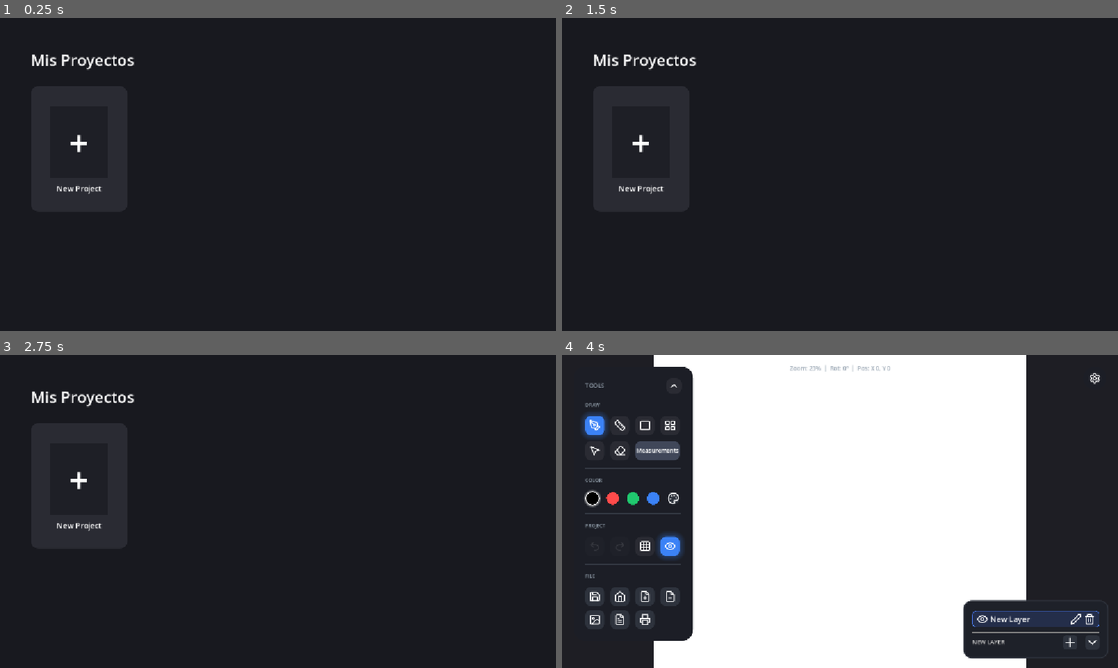
Above: before the commit, frames 1-4 (two rows, left to right).
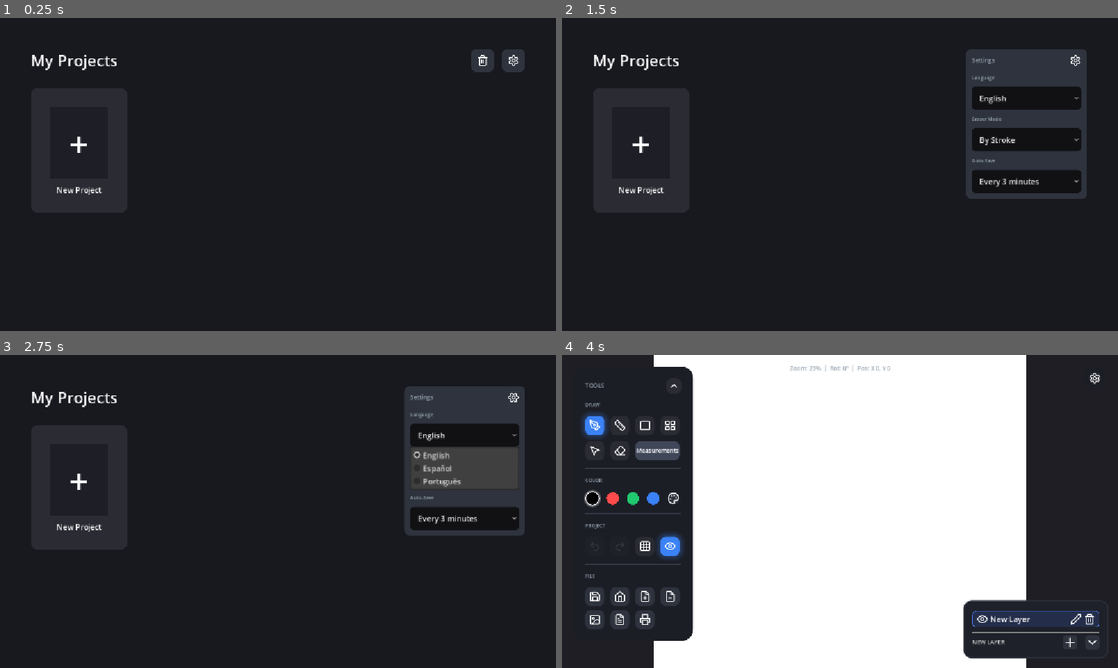
Above: after the commit, the same moments.

Repository: OmarSaez/plan-2d
Game: Godot game, scene res://src/ui/project_selector.tscn
Same seed, same stepped clock (60 frames per second), same inputs: the game is played once before the commit and once after it.
Inputs (mouse positions are in pixels of both pictures, inside the frame that each line leads up to):
- Up to frame 1 (0.25 s): no input
- Up to frame 2 (1.5 s): click (1045, 61) at 0.52 s; click (1073, 61) at 1.27 s
- Up to frame 3 (2.75 s): click (467, 436) at 2 s, where only the run after the commit has a clickable "English"
- Up to frame 4 (4 s): click (639, 486) at 2.75 s; click "Create" at 3.5 s

The runs differ from the first frame. In frame 1, 1.1% of the frame differs, in the area x 5-95%, y 10-57%; in frame 2, 6.7%; in frame 3, 7.9%, in the area x 5-95%, y 10-58%; in frame 4, nothing differs.

Commit message:
Se agrega ajustes globales y boton para imprimir planos

Diff:
--- a/src/camera/camera_controller.gd
+++ b/src/camera/camera_controller.gd
@@ -86,7 +86,7 @@
 		var new_zoom = clamp(start_zoom.x * (current_distance / start_distance), zoom_min, zoom_max)
 		zoom = Vector2(new_zoom, new_zoom)
 
-	rotation = start_rot + (current_angle - start_angle)
+	rotation = start_rot - (current_angle - start_angle)
 
 	force_update_scroll()
 
--- a/src/canvas/canvas_manager.gd
+++ b/src/canvas/canvas_manager.gd
@@ -255,6 +255,40 @@
 		"layers": state_layers
 	}
 
+func export_for_print() -> void:
+	var vp = SubViewport.new()
+	vp.size = paper_rect.size
+	vp.render_target_update_mode = SubViewport.UPDATE_ONCE
+	vp.transparent_bg = false
+	add_child(vp)
+
+	remove_child(paper_rect)
+	vp.add_child(paper_rect)
+	paper_rect.position = Vector2.ZERO
+
+	await get_tree().process_frame
+	await get_tree().process_frame
+
+	var img = vp.get_texture().get_image()
+
+	vp.remove_child(paper_rect)
+	add_child(paper_rect)
+	move_child(paper_rect, 0)
+	paper_rect.position = -paper_rect.size / 2.0
+	vp.queue_free()
+
+	var path = "user://print_temp.png"
+	img.save_png(path)
+
+	if OS.get_name() == "Android":
+		if Engine.has_singleton("PrintPlugin"):
+			var plugin = Engine.get_singleton("PrintPlugin")
+			plugin.printImage(ProjectSettings.globalize_path(path))
+		else:
+			print("PrintPlugin not found!")
+	else:
+		print("Impresión solo disponible en Android. Imagen guardada en: ", ProjectSettings.globalize_path(path))
+
 func restore_state(state: Dictionary) -> void:
 	is_restoring = true
 
--- a/src/globals/event_bus.gd
+++ b/src/globals/event_bus.gd
@@ -227,3 +227,8 @@
 			if data is Dictionary:
 				return data
 	return {}
+
+func delete_project(id: String) -> void:
+	var path = "user://projects/" + id + ".res"
+	if FileAccess.file_exists(path):
+		DirAccess.remove_absolute(path)
--- a/src/ui/main_ui.gd
+++ b/src/ui/main_ui.gd
@@ -236,6 +236,11 @@
 		row2.add_child(btn_pdf)
 
 		var btn_print = _create_action_button("res://assets/icons/printer.svg")
+		btn_print.pressed.connect(func():
+			var canvas = get_tree().current_scene.get_node("Workspace/CanvasManager")
+			if canvas:
+				canvas.export_for_print()
+		)
 		row2.add_child(btn_print)
 
 func _create_action_button(icon_path: String) -> Button:
--- a/src/ui/project_selector.gd
+++ b/src/ui/project_selector.gd
@@ -34,6 +34,33 @@
 
 var grid_container: GridContainer
 
+var is_delete_mode: bool = false
+var selected_for_deletion: Array = []
+var btn_trash: Button
+
+var settings_panel: PanelContainer
+var settings_vbox: VBoxContainer
+var is_settings_open: bool = false
+var settings_btn_ref: Button
+var settings_label: Label
+var settings_content: Control
+
+var lbl_title: Label
+var modal_title: Label
+var lbl_name: Label
+var lbl_size: Label
+var lbl_unit: Label
+var lbl_scale: Label
+var btn_cancel: Button
+var btn_create: Button
+var preview_title: Label
+var lbl_lang: Label
+var lbl_eraser: Label
+var lbl_save: Label
+var opt_lang: OptionButton
+var opt_eraser: OptionButton
+var opt_save: OptionButton
+
 func _ready() -> void:
 	# Fondo general
 	var bg = ColorRect.new()
@@ -43,6 +70,13 @@
 
 	_build_dashboard()
 	_build_modal()
+	_build_settings_modal()
+
+	_update_language()
+
+func _notification(what: int) -> void:
+	if what == NOTIFICATION_TRANSLATION_CHANGED:
+		_update_language()
 
 func _build_dashboard() -> void:
 	var margin = MarginContainer.new()
@@ -57,10 +91,24 @@
 	vbox.add_theme_constant_override("separation", 32)
 	margin.add_child(vbox)
 
-	var title = Label.new()
-	title.text = "Mis Proyectos"
-	title.add_theme_font_size_override("font_size", 32)
-	vbox.add_child(title)
+	var header = HBoxContainer.new()
+	header.add_theme_constant_override("separation", 16)
+	vbox.add_child(header)
+
+	lbl_title = Label.new()
+	lbl_title.text = tr("UI_MY_PROJECTS")
+	lbl_title.add_theme_font_size_override("font_size", 32)
+	lbl_title.size_flags_horizontal = Control.SIZE_EXPAND_FILL
+	header.add_child(lbl_title)
+
+	btn_trash = _create_header_button("res://assets/icons/trash-2.svg")
+	btn_trash.pressed.connect(_on_trash_pressed)
+	header.add_child(btn_trash)
+
+	# Espaciador para donde se situará el SettingsPanel flotante
+	var spacer = Control.new()
+	spacer.custom_minimum_size = Vector2(48, 48)
+	header.add_child(spacer)
 
 	var scroll = ScrollContainer.new()
 	scroll.size_flags_vertical = Control.SIZE_EXPAND_FILL
@@ -75,11 +123,14 @@
 	_populate_projects()
 
 func _populate_projects() -> void:
+	if not grid_container:
+		return
+
 	for c in grid_container.get_children():
 		c.queue_free()
 
-	# 1. Nueva Hoja (+)
 	var btn_new = _create_card_button("+", tr("UI_NEW_PROJECT"), "")
+	btn_new.set_meta("is_new_btn", true)
 	btn_new.pressed.connect(_on_new_project_pressed)
 	grid_container.add_child(btn_new)
 
@@ -89,12 +140,20 @@
 		var cfg = p.get("config", {})
 		var p_name = cfg.get("name", "Proyecto")
 		var ts = cfg.get("timestamp", 0)
+		var p_id = cfg.get("id", "")
 
 		var dict = Time.get_datetime_dict_from_unix_time(ts)
 		var date_str = "%04d-%02d-%02d %02d:%02d" % [dict["year"], dict["month"], dict["day"], dict["hour"], dict["minute"]]
 
 		var btn_proj = _create_card_button("", p_name, date_str, p)
-		btn_proj.pressed.connect(func(): _load_and_start_project(p))
+		btn_proj.set_meta("project_id", p_id)
+
+		btn_proj.pressed.connect(func():
+			if is_delete_mode:
+				_toggle_project_selection(btn_proj)
+			else:
+				_load_and_start_project(p)
+		)
 		grid_container.add_child(btn_proj)
 
 func _create_card_button(icon_text: String, title: String, subtitle: String, project_data: Dictionary = {}) -> Button:
@@ -157,6 +216,33 @@
 		lbl_sub.add_theme_font_size_override("font_size", 12)
 		lbl_sub.add_theme_color_override("font_color", Color("#a0a4b8"))
 		vbox.add_child(lbl_sub)
+
+	var select_overlay = ColorRect.new()
+	select_overlay.name = "SelectOverlay"
+	select_overlay.color = Color(0.1, 0.5, 1.0, 0.3)
+	select_overlay.set_anchors_preset(Control.PRESET_FULL_RECT)
+	select_overlay.mouse_filter = Control.MOUSE_FILTER_IGNORE
+	select_overlay.hide()
+
+	var border = ReferenceRect.new()
+	border.border_color = Color(0.2, 0.6, 1.0, 1.0)
+	border.border_width = 4.0
+	border.editor_only = false
+	border.set_anchors_preset(Control.PRESET_FULL_RECT)
+	border.mouse_filter = Control.MOUSE_FILTER_IGNORE
+	select_overlay.add_child(border)
+
+	var check = TextureRect.new()
+	var check_tex = load("res://assets/icons/check.svg")
+	if check_tex:
+		check.texture = check_tex
+		check.modulate = Color(0.2, 0.6, 1.0, 1.0)
+		check.set_anchors_preset(Control.PRESET_TOP_RIGHT)
+		check.position = Vector2(-40, 10)
+		check.mouse_filter = Control.MOUSE_FILTER_IGNORE
+		select_overlay.add_child(check)
+
+	btn.add_child(select_overlay)
 
 	return btn
 
@@ -226,18 +312,18 @@
 	vbox.alignment = BoxContainer.ALIGNMENT_CENTER
 	hbox_main.add_child(vbox)
 
-	var title = Label.new()
-	title.text = tr("UI_NEW_PROJECT")
-	title.add_theme_font_size_override("font_size", 24)
-	title.horizontal_alignment = HORIZONTAL_ALIGNMENT_CENTER
-	vbox.add_child(title)
+	modal_title = Label.new()
+	modal_title.text = tr("UI_NEW_PROJECT")
+	modal_title.add_theme_font_size_override("font_size", 24)
+	modal_title.horizontal_alignment = HORIZONTAL_ALIGNMENT_CENTER
+	vbox.add_child(modal_title)
 
 	# Nombre
 	var group_name = VBoxContainer.new()
 	group_name.add_theme_constant_override("separation", 6)
 	vbox.add_child(group_name)
 
-	var lbl_name = Label.new()
+	lbl_name = Label.new()
 	lbl_name.text = tr("UI_PROJECT_NAME")
 	group_name.add_child(lbl_name)
 
@@ -251,7 +337,7 @@
 	group_size.add_theme_constant_override("separation", 6)
 	vbox.add_child(group_size)
 
-	var lbl_size = Label.new()
+	lbl_size = Label.new()
 	lbl_size.text = tr("UI_PAPER_SIZE")
 	group_size.add_child(lbl_size)
 
@@ -266,7 +352,7 @@
 	group_unit.add_theme_constant_override("separation", 6)
 	vbox.add_child(group_unit)
 
-	var lbl_unit = Label.new()
+	lbl_unit = Label.new()
 	lbl_unit.text = tr("UI_MEASUREMENT_UNIT")
 	group_unit.add_child(lbl_unit)
 
@@ -282,7 +368,7 @@
 	group_scale.add_theme_constant_override("separation", 6)
 	vbox.add_child(group_scale)
 
-	var lbl_scale = Label.new()
+	lbl_scale = Label.new()
 	lbl_scale.text = tr("UI_CANVAS_CAPACITY")
 	group_scale.add_child(lbl_scale)
 
@@ -299,13 +385,13 @@
 	hbox.add_theme_constant_override("separation", 16)
 	vbox.add_child(hbox)
 
-	var btn_cancel = Button.new()
+	btn_cancel = Button.new()
 	btn_cancel.text = tr("UI_CANCEL")
 	btn_cancel.custom_minimum_size = Vector2(120, 40)
 	btn_cancel.pressed.connect(_on_cancel_pressed)
 	hbox.add_child(btn_cancel)
 
-	var btn_create = Button.new()
+	btn_create = Button.new()
 	btn_create.text = tr("UI_CREATE")
 	btn_create.custom_minimum_size = Vector2(120, 40)
 
@@ -329,7 +415,7 @@
 	preview_vbox.alignment = BoxContainer.ALIGNMENT_CENTER
 	hbox_main.add_child(preview_vbox)
 
-	var preview_title = Label.new()
+	preview_title = Label.new()
 	preview_title.text = tr("UI_CAPACITY_PREVIEW")
 	preview_title.add_theme_color_override("font_color", Color("#a0a4b8"))
 	preview_title.horizontal_alignment = HORIZONTAL_ALIGNMENT_CENTER
@@ -419,3 +505,361 @@
 		EventBus.remove_meta("loaded_state")
 
 	get_tree().change_scene_to_file("res://src/main.tscn")
+
+func _create_header_button(icon_path: String) -> Button:
+	var btn = Button.new()
+	btn.custom_minimum_size = Vector2(48, 48)
+	var tex = load(icon_path)
+	if tex:
+		btn.icon = tex
+		btn.icon_alignment = HORIZONTAL_ALIGNMENT_CENTER
+	var sb = StyleBoxFlat.new()
+	sb.bg_color = Color(0.18, 0.20, 0.24)
+	sb.corner_radius_top_left = 12
+	sb.corner_radius_top_right = 12
+	sb.corner_radius_bottom_left = 12
+	sb.corner_radius_bottom_right = 12
+	btn.add_theme_stylebox_override("normal", sb)
+	var sb_hover = sb.duplicate()
+	sb_hover.bg_color = Color(0.25, 0.27, 0.32)
+	btn.add_theme_stylebox_override("hover", sb_hover)
+	var sb_pressed = sb.duplicate()
+	sb_pressed.bg_color = Color(0.15, 0.17, 0.20)
+	btn.add_theme_stylebox_override("pressed", sb_pressed)
+	return btn
+
+func _on_trash_pressed() -> void:
+	if not is_delete_mode:
+		is_delete_mode = true
+		selected_for_deletion.clear()
+		var sb = btn_trash.get_theme_stylebox("normal").duplicate()
+		sb.bg_color = Color("#ef4444")
+		btn_trash.add_theme_stylebox_override("normal", sb)
+		_update_jiggle_mode()
+	else:
+		if selected_for_deletion.size() > 0:
+			_show_delete_confirm()
+		else:
+			_exit_delete_mode()
+
+func _exit_delete_mode() -> void:
+	is_delete_mode = false
+	selected_for_deletion.clear()
+	var sb = StyleBoxFlat.new()
+	sb.bg_color = Color(0.18, 0.20, 0.24)
+	sb.corner_radius_top_left = 12
+	sb.corner_radius_top_right = 12
+	sb.corner_radius_bottom_left = 12
+	sb.corner_radius_bottom_right = 12
+	btn_trash.add_theme_stylebox_override("normal", sb)
+	_update_jiggle_mode()
+
+func _update_jiggle_mode() -> void:
+	for c in grid_container.get_children():
+		var is_new_btn = c.get_meta("is_new_btn", false)
+		if is_new_btn:
+			continue
+
+		if is_delete_mode:
+			c.pivot_offset = c.size / 2.0
+			var tw = create_tween().set_loops()
+			tw.tween_property(c, "rotation_degrees", 2.0, 0.1)
+			tw.tween_property(c, "rotation_degrees", -2.0, 0.1)
+			c.set_meta("jiggle_tween", tw)
+			_update_selection_visuals(c)
+		else:
+			var tw = c.get_meta("jiggle_tween")
+			if tw:
+				tw.kill()
+				c.set_meta("jiggle_tween", null)
+			c.rotation_degrees = 0
+			var overlay = c.get_node_or_null("SelectOverlay")
+			if overlay:
+				overlay.hide()
+
+func _toggle_project_selection(btn: Button) -> void:
+	var pid = btn.get_meta("project_id", "")
+	if pid == "": return
+
+	if selected_for_deletion.has(pid):
+		selected_for_deletion.erase(pid)
+	else:
+		selected_for_deletion.append(pid)
+
+	_update_selection_visuals(btn)
+
+func _update_selection_visuals(btn: Button) -> void:
+	var pid = btn.get_meta("project_id", "")
+	var overlay = btn.get_node_or_null("SelectOverlay")
+	if overlay:
+		if selected_for_deletion.has(pid):
+			overlay.show()
+		else:
+			overlay.hide()
+
+var delete_confirm_panel: PanelContainer
+
+func _show_delete_confirm() -> void:
+	if delete_confirm_panel != null:
+		delete_confirm_panel.queue_free()
+
+	delete_confirm_panel = PanelContainer.new()
+	delete_confirm_panel.set_anchors_preset(Control.PRESET_FULL_RECT)
+	var bg = StyleBoxFlat.new()
+	bg.bg_color = Color(0, 0, 0, 0.7)
+	delete_confirm_panel.add_theme_stylebox_override("panel", bg)
+	add_child(delete_confirm_panel)
+
+	var center = CenterContainer.new()
+	delete_confirm_panel.add_child(center)
+
+	var vbox = VBoxContainer.new()
+	vbox.add_theme_constant_override("separation", 24)
+	center.add_child(vbox)
+
+	var lbl = Label.new()
+	lbl.text = "¿Eliminar " + str(selected_for_deletion.size()) + " proyectos seleccionados?"
+	lbl.add_theme_font_size_override("font_size", 24)
+	lbl.horizontal_alignment = HORIZONTAL_ALIGNMENT_CENTER
+	vbox.add_child(lbl)
+
+	var hbox = HBoxContainer.new()
+	hbox.alignment = BoxContainer.ALIGNMENT_CENTER
+	hbox.add_theme_constant_override("separation", 24)
+	vbox.add_child(hbox)
+
+	var btn_cancel = Button.new()
+	btn_cancel.text = "Cancelar"
+	btn_cancel.custom_minimum_size = Vector2(120, 48)
+	btn_cancel.pressed.connect(func():
+		delete_confirm_panel.queue_free()
+		_exit_delete_mode()
+	)
+	hbox.add_child(btn_cancel)
+
+	var btn_accept = Button.new()
+	btn_accept.text = "Eliminar"
+	btn_accept.custom_minimum_size = Vector2(120, 48)
+	var sb_acc = StyleBoxFlat.new()
+	sb_acc.bg_color = Color("#ef4444")
+	btn_accept.add_theme_stylebox_override("normal", sb_acc)
+	btn_accept.pressed.connect(func():
+		for pid in selected_for_deletion:
+			EventBus.delete_project(pid)
+		delete_confirm_panel.queue_free()
+		_exit_delete_mode()
+		_populate_projects()
+	)
+	hbox.add_child(btn_accept)
+
+func _on_settings_pressed() -> void:
+	is_settings_open = !is_settings_open
+
+	var tw = create_tween().set_parallel(true).set_trans(Tween.TRANS_BACK).set_ease(Tween.EASE_OUT)
+	if is_settings_open:
+		settings_label.show()
+		settings_content.show()
+
+		tw.tween_property(settings_content, "custom_minimum_size:y", settings_vbox.size.y, 0.4)
+		tw.tween_property(settings_panel, "custom_minimum_size:x", 250, 0.4)
+		tw.tween_property(settings_btn_ref, "rotation_degrees", 90, 0.4)
+	else:
+		settings_label.hide() # Ocultar inmediatamente para evitar superposición
+		tw.tween_property(settings_content, "custom_minimum_size:y", 0, 0.4)
+		tw.tween_property(settings_panel, "custom_minimum_size:x", 0, 0.4)
+		tw.tween_property(settings_btn_ref, "rotation_degrees", 0, 0.4)
+		tw.chain().tween_callback(func():
+			settings_content.hide()
+		)
+
+func _build_settings_modal() -> void:
+	var canvas_layer = CanvasLayer.new()
+	canvas_layer.layer = 20
+	add_child(canvas_layer)
+
+	settings_panel = PanelContainer.new()
+	var sb = StyleBoxFlat.new()
+	sb.bg_color = Color(0.18, 0.20, 0.24)
+	sb.corner_radius_top_left = 12
+	sb.corner_radius_top_right = 12
+	sb.corner_radius_bottom_left = 12
+	sb.corner_radius_bottom_right = 12
+	settings_panel.add_theme_stylebox_override("panel", sb)
+	settings_panel.clip_contents = true
+
+	settings_panel.set_anchors_preset(Control.PRESET_TOP_RIGHT)
+	settings_panel.grow_horizontal = Control.GROW_DIRECTION_BEGIN
+	settings_panel.anchor_left = 1.0
+	settings_panel.anchor_right = 1.0
+	settings_panel.anchor_bottom = 0.0
+	settings_panel.anchor_top = 0.0
+	settings_panel.offset_top = 64
+	settings_panel.offset_right = -64
+	settings_panel.offset_left = -112
+	settings_panel.offset_bottom = 112
+
+	canvas_layer.add_child(settings_panel)
+
+	var margin = MarginContainer.new()
+	margin.add_theme_constant_override("margin_left", 12)
+	margin.add_theme_constant_override("margin_top", 12)
+	margin.add_theme_constant_override("margin_right", 12)
+	margin.add_theme_constant_override("margin_bottom", 12)
+	settings_panel.add_child(margin)
+
+	var vbox_main = VBoxContainer.new()
+	vbox_main.add_theme_constant_override("separation", 16)
+	margin.add_child(vbox_main)
+
+	var header = HBoxContainer.new()
+	header.alignment = BoxContainer.ALIGNMENT_END
+	vbox_main.add_child(header)
+
+	settings_label = Label.new()
+	settings_label.text = tr("UI_SETTINGS")
+	settings_label.add_theme_color_override("font_color", Color(0.6, 0.65, 0.7))
+	settings_label.add_theme_font_size_override("font_size", 12)
+	settings_label.size_flags_horizontal = Control.SIZE_EXPAND_FILL
+	settings_label.hide()
+	header.add_child(settings_label)
+
+	settings_btn_ref = Button.new()
+	settings_btn_ref.custom_minimum_size = Vector2(24, 24)
+	settings_btn_ref.icon = load("res://assets/icons/settings.svg")
+	settings_btn_ref.icon_alignment = HORIZONTAL_ALIGNMENT_CENTER
+	var btn_sb = StyleBoxEmpty.new()
+	settings_btn_ref.add_theme_stylebox_override("normal", btn_sb)
+	settings_btn_ref.add_theme_stylebox_override("hover", btn_sb)
+	settings_btn_ref.add_theme_stylebox_override("pressed", btn_sb)
+	settings_btn_ref.add_theme_stylebox_override("focus", btn_sb)
+	settings_btn_ref.pivot_offset = Vector2(12, 12)
+	settings_btn_ref.pressed.connect(_on_settings_pressed)
+	header.add_child(settings_btn_ref)
+
+	settings_content = Control.new()
+	settings_content.clip_contents = true
+	settings_content.hide()
+	vbox_main.add_child(settings_content)
+
+	settings_vbox = VBoxContainer.new()
+	settings_vbox.set_anchors_preset(Control.PRESET_FULL_RECT)
+	settings_vbox.add_theme_constant_override("separation", 12)
+	settings_content.add_child(settings_vbox)
+
+	# Idioma
+	lbl_lang = Label.new()
+	lbl_lang.text = tr("UI_LANGUAGE")
+	lbl_lang.add_theme_color_override("font_color", Color(0.6, 0.65, 0.7))
+	lbl_lang.add_theme_font_size_override("font_size", 10)
+	settings_vbox.add_child(lbl_lang)
+	opt_lang = OptionButton.new()
+	opt_lang.add_item("English", 0)
+	opt_lang.add_item("Español", 1)
+	opt_lang.add_item("Português", 2)
+	if EventBus.current_language == "en": opt_lang.select(0)
+	elif EventBus.current_language == "es": opt_lang.select(1)
+	elif EventBus.current_language == "pt": opt_lang.select(2)
+	opt_lang.item_selected.connect(func(idx):
+		if idx == 0: EventBus.set_language("en")
+		elif idx == 1: EventBus.set_language("es")
+		elif idx == 2: EventBus.set_language("pt")
+	)
+	_style_dropdown(opt_lang)
+	settings_vbox.add_child(opt_lang)
+
+	# Borrador
+	lbl_eraser = Label.new()
+	lbl_eraser.text = tr("UI_ERASER_MODE")
+	lbl_eraser.add_theme_color_override("font_color", Color(0.6, 0.65, 0.7))
+	lbl_eraser.add_theme_font_size_override("font_size", 10)
+	settings_vbox.add_child(lbl_eraser)
+	opt_eraser = OptionButton.new()
+	opt_eraser.add_item(tr("MODE_AREA"), 0)
+	opt_eraser.add_item(tr("MODE_STROKE"), 1)
+	if EventBus.current_eraser_mode == "stroke": opt_eraser.select(1)
+	else: opt_eraser.select(0)
+	opt_eraser.item_selected.connect(func(idx):
+		if idx == 0: EventBus.set_eraser_mode("pixel")
+		else: EventBus.set_eraser_mode("stroke")
+	)
+	_style_dropdown(opt_eraser)
+	settings_vbox.add_child(opt_eraser)
+
+	# Auto-guardado
+	lbl_save = Label.new()
+	lbl_save.text = tr("UI_AUTOSAVE")
+	lbl_save.add_theme_color_override("font_color", Color(0.6, 0.65, 0.7))
+	lbl_save.add_theme_font_size_override("font_size", 10)
+	settings_vbox.add_child(lbl_save)
+	opt_save = OptionButton.new()
+	opt_save.add_item(tr("AUTOSAVE_OFF"), 0)
+	opt_save.add_item(tr("AUTOSAVE_3M"), 1)
+	opt_save.add_item(tr("AUTOSAVE_5M"), 2)
+	opt_save.add_item(tr("AUTOSAVE_10M"), 3)
+	opt_save.add_item(tr("AUTOSAVE_20M"), 4)
+	if EventBus.current_autosave_interval == 0: opt_save.select(0)
+	elif EventBus.current_autosave_interval == 3: opt_save.select(1)
+	elif EventBus.current_autosave_interval == 5: opt_save.select(2)
+	elif EventBus.current_autosave_interval == 10: opt_save.select(3)
+	elif EventBus.current_autosave_interval == 20: opt_save.select(4)
+	opt_save.item_selected.connect(func(idx):
+		if idx == 0: EventBus.set_autosave_interval(0)
+		elif idx == 1: EventBus.set_autosave_interval(3)
+		elif idx == 2: EventBus.set_autosave_interval(5)
+		elif idx == 3: EventBus.set_autosave_interval(10)
+		elif idx == 4: EventBus.set_autosave_interval(20)
+	)
+	_style_dropdown(opt_save)
+	settings_vbox.add_child(opt_save)
+
+func _style_dropdown(opt: OptionButton) -> void:
+	opt.custom_minimum_size.y = 48
+	var sb = StyleBoxFlat.new()
+	sb.bg_color = Color("#111114")
+	sb.corner_radius_top_left = 8
+	sb.corner_radius_top_right = 8
+	sb.corner_radius_bottom_left = 8
+	sb.corner_radius_bottom_right = 8
+	sb.content_margin_left = 16
+	sb.content_margin_right = 16
+	opt.add_theme_stylebox_override("normal", sb)
+	opt.add_theme_stylebox_override("hover", sb)
+	opt.add_theme_stylebox_override("pressed", sb)
+	opt.add_theme_stylebox_override("focus", sb)
+
+func _update_language() -> void:
+	if lbl_title: lbl_title.text = tr("UI_MY_PROJECTS")
+
+	if modal_title: modal_title.text = tr("UI_NEW_PROJECT")
+	if lbl_name: lbl_name.text = tr("UI_PROJECT_NAME")
+	if name_input: name_input.placeholder_text = tr("UI_MY_PLAN")
+	if lbl_size: lbl_size.text = tr("UI_PAPER_SIZE")
+	if lbl_unit: lbl_unit.text = tr("UI_MEASUREMENT_UNIT")
+	if lbl_scale: lbl_scale.text = tr("UI_CANVAS_CAPACITY")
+	if preview_title: preview_title.text = tr("UI_CAPACITY_PREVIEW")
+	if btn_cancel: btn_cancel.text = tr("UI_CANCEL")
+	if btn_create: btn_create.text = tr("UI_CREATE")
+	_update_preview()
+
+	if settings_label: settings_label.text = tr("UI_SETTINGS")
+	if lbl_lang: lbl_lang.text = tr("UI_LANGUAGE")
+	if lbl_eraser: lbl_eraser.text = tr("UI_ERASER_MODE")
+	if opt_eraser:
+		opt_eraser.set_item_text(0, tr("MODE_AREA"))
+		opt_eraser.set_item_text(1, tr("MODE_STROKE"))
+	if lbl_save: lbl_save.text = tr("UI_AUTOSAVE")
+	if opt_save:
+		opt_save.set_item_text(0, tr("AUTOSAVE_OFF"))
+		opt_save.set_item_text(1, tr("AUTOSAVE_3M"))
+		opt_save.set_item_text(2, tr("AUTOSAVE_5M"))
+		opt_save.set_item_text(3, tr("AUTOSAVE_10M"))
+		opt_save.set_item_text(4, tr("AUTOSAVE_20M"))
+
+	if size_option:
+		for i in sizes.size(): size_option.set_item_text(i, tr(sizes[i]["name"]))
+	if unit_option:
+		for i in units.size(): unit_option.set_item_text(i, tr(units[i]["name"]))
+	if scale_option:
+		for i in scales.size(): scale_option.set_item_text(i, tr(scales[i]["name"]))
+
+	_populate_projects()
--- a/translations.csv
+++ b/translations.csv
@@ -47,3 +47,4 @@
 UI_CONFIRM_DELETE_LAYER,Delete layer and its strokes?,¿Eliminar capa y sus trazos?,Excluir camada e seus traços?
 UI_DELETE,Delete,Eliminar,Excluir
 UI_MEASUREMENTS,Measurements,Medidas,Medidas
+UI_MY_PROJECTS,My Projects,Mis Proyectos,Meus Projetos
Not shown, changed: export_presets.cfg
Binary file changed: translations.en.translation
Binary file changed: translations.es.translation
Binary file changed: translations.pt.translation
